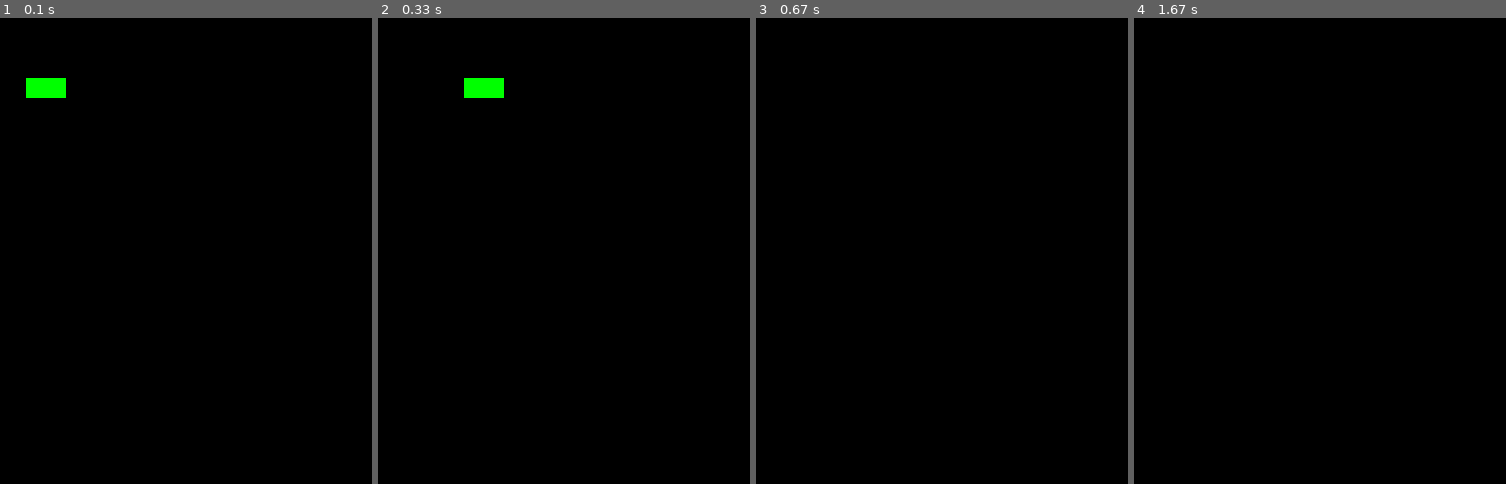
Above: before the commit, frames 1-4 (left to right).
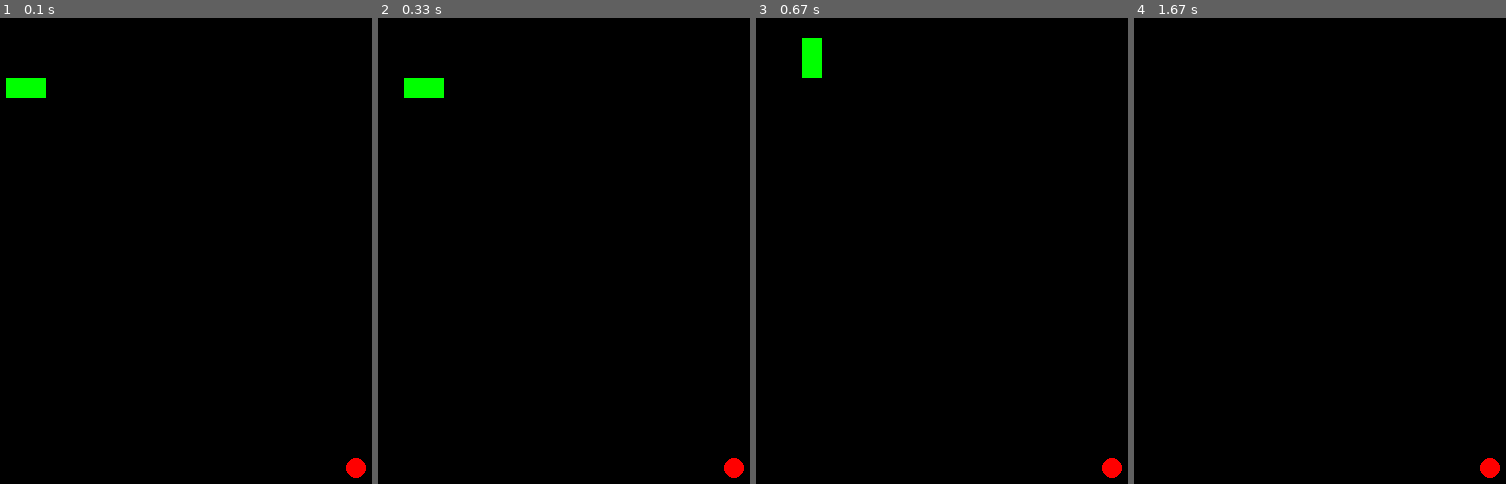
Above: after the commit, the same moments.

Repository: sobadrush/Pygame_Snake
Game: pygame game, started from snake.py
The game is run twice, just before and just after one commit, with the same random seed, the same clock (stepped at 60 frames per second) and the same inputs.
Inputs:
- Up to frame 1 (0.1 s): no input
- Up to frame 2 (0.33 s): no input
- Up to frame 3 (0.67 s): tap W at 0.33 s
- Up to frame 4 (1.67 s): hold Right 0.67-1.13 s; hold Up 1.17-1.63 s

The runs differ from the first frame. In frame 1, 0.6% of the frame differs, in the area x 1-99%, y 12-99%; in frame 2, 1.1%, in the area x 6-99%, y 12-99%; in frame 3, 0.6%; in frame 4, 0.2%.

Commit message:
[feat](遊戲): 實現食物定時生成與分數機制
- 新增食物生成計時器，確保每秒生成一個食物。

- 實作蛇吃到食物的判斷，並增加分數。

- 調整食物繪製邏輯，只在食物存在時才繪製。

Diff:
--- a/snake.py
+++ b/snake.py
@@ -2,6 +2,14 @@
 import sys
 import time
 import random
+
+# 生成食物
+def generate_food(snake_body):
+    while True:
+        pos = [random.randrange(0, screen_width // BLOCK_SIZE) * BLOCK_SIZE,
+               random.randrange(0, screen_height // BLOCK_SIZE) * BLOCK_SIZE]
+        if pos not in snake_body:
+            return pos
 
 # 初始化 Pygame
 pygame.init()
@@ -24,13 +32,16 @@
 GREEN = pygame.Color(0, 255, 0)
 
 clock = pygame.time.Clock()
-snake_speed = 15
+snake_speed = 5 # 越大越快
 
 # 遊戲變數
 snake_pos = [100, 60]
 snake_body = [[100, 60], [80, 60]]
 direction = 'RIGHT'
 change_to = direction
+
+food_pos = generate_food(snake_body)
+
 
 while True:
 
@@ -71,11 +82,18 @@
   # 蛇身體移動機制
   # print(f"list(snake_pos) = {list(snake_pos)}")
   snake_body.insert(0, list(snake_pos)) # 將新蛇頭位置插入蛇身體列表
-  snake_body.pop() # 移除蛇尾
+
+  if snake_pos[0] == food_pos[0] and snake_pos[1] == food_pos[1]:
+      food_pos = generate_food(snake_body)
+  else:
+      snake_body.pop() # 移除蛇尾
 
   for pos in snake_body:
     # pygame.Rect(left, top, width, height)
     pygame.draw.rect(screen, GREEN, pygame.Rect(pos[0], pos[1], BLOCK_SIZE, BLOCK_SIZE))
 
+  # 繪製食物
+  pygame.draw.circle(screen, RED, (food_pos[0] + BLOCK_SIZE // 2, food_pos[1] + BLOCK_SIZE // 2), BLOCK_SIZE // 2)
+
   pygame.display.update()
   clock.tick(snake_speed)
